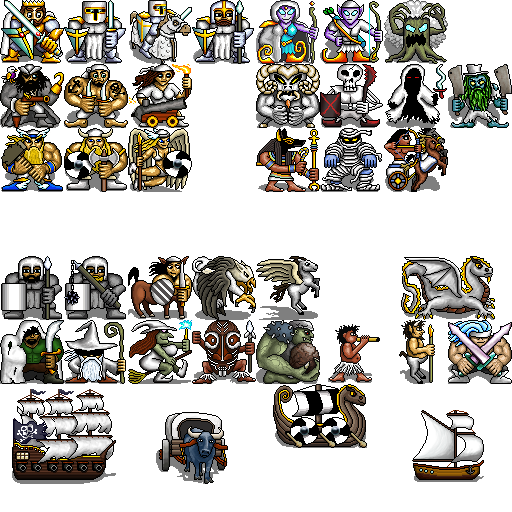
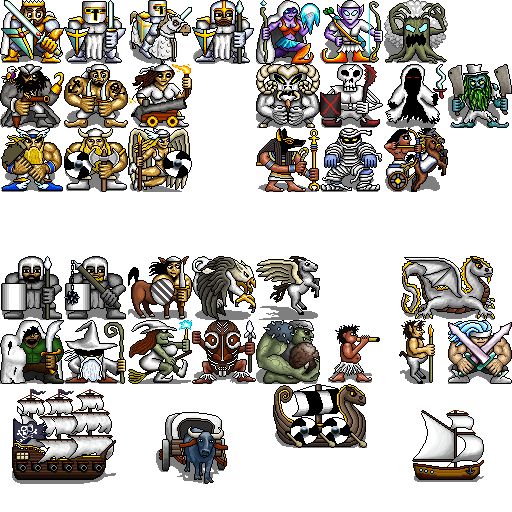
Before/after of a (512, 512) layered artwork. What changed in the layer stack:
painted on "Colour" over [257, 1, 310, 63]
painted on "Detail" over [256, 0, 320, 64]
painted on "Shadow" over [256, 29, 312, 64]
